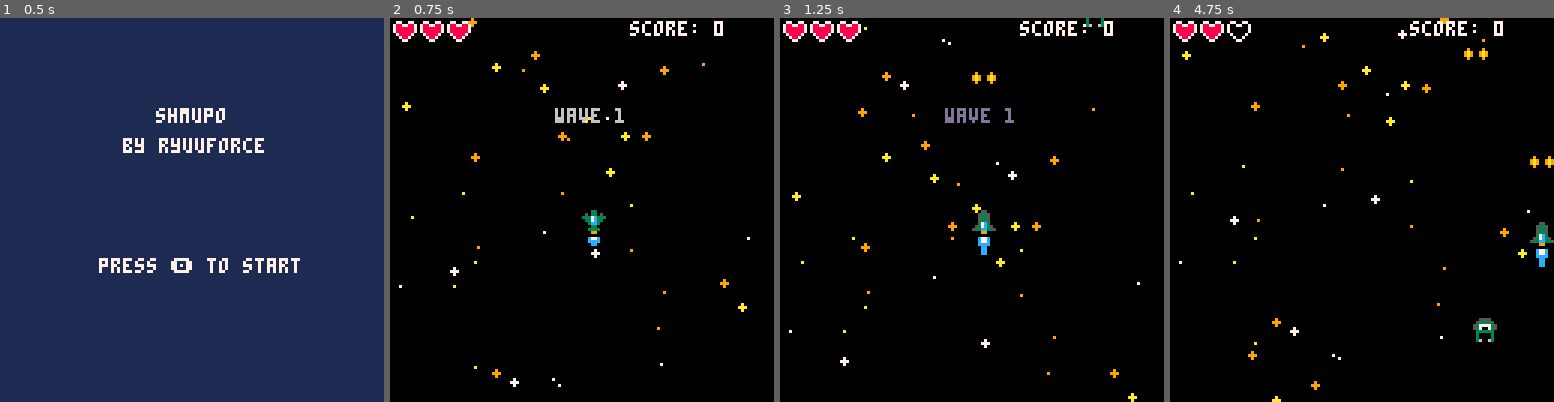
Above: before the commit, frames 1-4 (left to right).
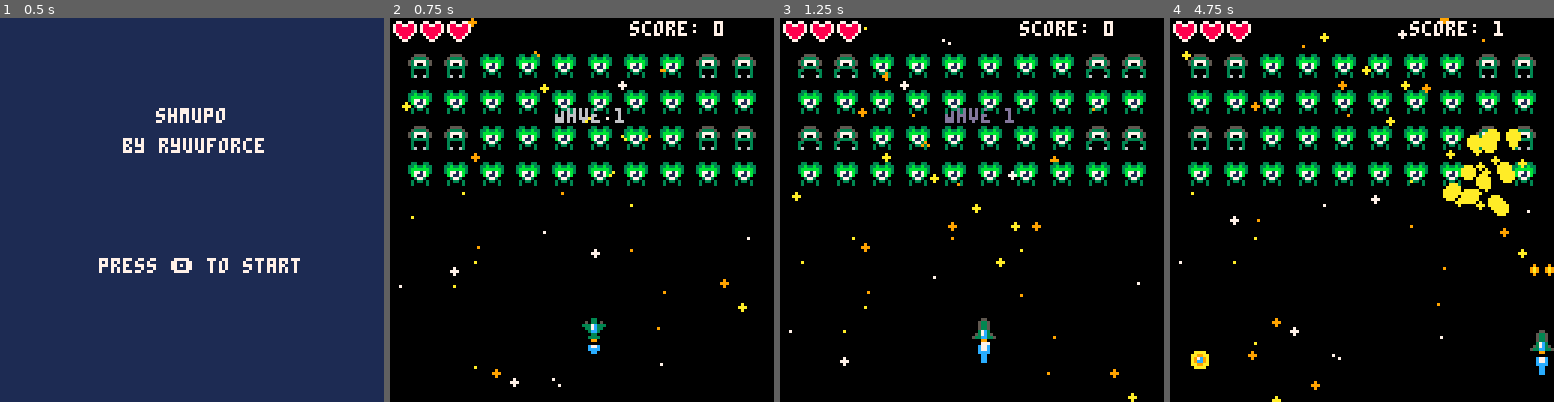
Above: after the commit, the same moments.

Repository: RyuuForce/Shmupo
Game: PICO-8 cartridge shmupo.p8
Two runs of this game, one before a commit and one after it. Both use one fixed random seed, a clock stepped at 60 frames per second and the inputs below.
Inputs:
- Up to frame 1 (0.5 s): tap X (X key) at 0.33 s
- Up to frame 2 (0.75 s): tap O (Z key) at 0.7 s
- Up to frame 3 (1.25 s): tap X (X key) at 1.07 s
- Up to frame 4 (4.75 s): hold Right 1.6-2.1 s; tap O (Z key) every 0.4 s from 1.7 to 4.5 s; tap X (X key) at 1.85, 2.97, 4.08 s; hold Up 2.15-2.42 s; hold Right 2.47-3.03 s; hold Left 3.08-3.58 s; hold Down 3.63-3.97 s; hold Right 4.02-4.68 s; hold Up from 4.73 s (still down)

Frame 1 is identical in both runs. In frame 2, 11% of the frame differs, in the area x 4-96%, y 9-88%; in frame 3, 11%; in frame 4, 13%, in the area x 4-100%, y 0-93%.

Commit message:
Added functionality to spawn waves of different enemies

Diff:
--- a/shmupo.p8
+++ b/shmupo.p8
@@ -4,7 +4,12 @@
 --myfirstshmup (working title)
 --by ryuuforce
 
+
 --todo
+--more enemy sprites
+--win fanfare
+--play sound after a wave
+--increase wave counter when all enemies are dead
 --intro with my logo
 --gameintro where the ships starts into space
 --powerups
@@ -15,7 +20,6 @@
 --more "layers" in the starfield
 --actual levels
 --enemy formations
---enemies that shoot bullets
 --bosses
 
 
@@ -41,6 +45,10 @@
  y_seq = {3,11,7,11}
  --color sequence of the white blinking
  w_seq = {7,6,13,6}
+
+ wave = 1
+
+ rndenmy = 1
 end
 
 function doblink()
@@ -68,7 +76,7 @@
  -- x pos of the spaceship
  shipx = 64
  -- y pos of the spaceship
- shipy = 64
+ shipy = 100
 
  --muzzle flash
  flashr = 0
@@ -106,7 +114,8 @@
  enbullets = {}
  --create enemy list
  enemies = {}
- createenemy()
+ --createenemy()
+ spawnwave(wave)
  --create star object
  stars = {}
  --initialize stars
@@ -188,22 +197,30 @@
 
 
 --constructor for an enemy
-function createenemy()
+function createenemy(entype,enx,eny)
  enemy = {}
  --enemy.x = 64 --test values
  --enemy.y = 20
- enemy.x = rnd(120)
- enemy.y = -20
+ enemy.x = enx
+ enemy.y = eny
+ enemy.aniframe = 1
  enemy.hp = 3
- enemy.spr = 43
+ if entype == 1 then
+  enemy.spr = 43
+  enemy.ani = {42,43}
+ elseif entype == 2 then
+  enemy.spr = 40
+  enemy.ani = {40}
+ end
  add(enemies,enemy)
 end
 
 function createenbullet()
- enbullet = {}
- enbullet.x = enemy.x
- enbullet.y = enemy.y
-
+ if #enemies > 0 then
+	 enbullet = {}
+	 enbullet.x = enemies[rndenmy].x
+	 enbullet.y = enemies[rndenmy].y
+ end
  return enbullet
 end
 
@@ -227,6 +244,27 @@
  star.c = starcol[col]
  return star
 end
+
+function spawnwave(enwave)
+ if wave==1 then
+  placens({
+   {1,1,2,2,2,2,2,2,1,1},
+   {2,2,2,2,2,2,2,2,2,2},
+   {1,1,2,2,2,2,2,2,1,1},
+   {2,2,2,2,2,2,2,2,2,2},
+  })
+ end
+end
+
+function placens(lvl)
+
+ for y=1,4 do
+	 for x=1,10 do
+	  createenemy(lvl[y][x],x*12-6,y*12)
+	 end
+ end
+end
+
 -->8
 --update functions
 function _update()
@@ -286,11 +324,13 @@
  bultimer-=1
 
 
+
  --enemy movement
  updateenemy()
 
  --shoot enemy bullet
- if entimer == 45 then
+ if entimer == 45 and #enemies > 0 then
+  rndenmy = flr(rnd(#enemies))+1
   add(enbullets,createenbullet())
   entimer = 0
   enflashr = 6
@@ -324,10 +364,10 @@
   for mybul in all(bullets) do
 		 if col(myen,mybul) then
 		  sfx(10)
-		  if flr(myen.spr) >= 42 and flr(myen.spr) < 43 then
+		  if myen.spr == 42 or myen.spr == 43 then
 		   myen.spr = 58
-		  elseif flr(myen.spr) >= 43 then
-		   myen.spr = 59
+		  elseif myen.spr == 40 then
+		   myen.spr = 41
 		  end
 		  myen.hp -= 1
 		  if myen.hp <= 0 then
@@ -337,7 +377,9 @@
 		   end
 		   score += 1
 		   del(enemies,myen)
-		   createenemy()
+		   if #enemies == 0 then
+		    sfx(11)
+		   end
 		  end
 		  del(bullets,mybul)
 		 end
@@ -405,16 +447,16 @@
 end
 
 function updateenemy()
- for i=1,#enemies do
-  enemies[i].y += 1
-  enemies[i].spr += 0.2
-  if enemies[i].spr > 44 then
-   enemies[i].spr = 42
-  end
-
-  if enemies[i].y > 128 then
-   del(enemies,enemies[i])
-   createenemy()
+ for myen in all(enemies) do
+
+  myen.aniframe += 0.2
+  if flr(myen.aniframe) > #myen.ani then
+   myen.aniframe = 1
+  end
+  myen.spr = myen.ani[flr(myen.aniframe)]
+  //delete enemy if off screen
+  if myen.y > 128 then
+   del(enemies,myen)
   end
  end
 
@@ -504,8 +546,8 @@
  print("score: "..score,80,1, 7)
 
  --draw enemies
- for i=1,#enemies do
-   spr(enemies[i].spr,enemies[i].x,enemies[i].y)
+ for myen in all(enemies) do
+   spr(myen.spr,myen.x,myen.y)
  end
  --draws the ship
  if iframes <= 0 then
@@ -528,11 +570,10 @@
  end
 
  --enemy muzzle flash
- for myen in all(enemies) do
-	 if enflashr > 0 then
-	  circfill(myen.x+4,myen.y+7,enflashr)
-	 end
- end
+ if enflashr > 0 and enemies[rndenmy] != nil then
+	 circfill(enemies[rndenmy].x+4,enemies[rndenmy].y+7,enflashr)
+	end
+
  --draws the bullet
  drawbullets()
 
@@ -622,14 +663,14 @@
 00000000566cc6659a9009a9077cc770009aa90007cccc7000033000000330000003300000088000000880000070070000788700070000700766667008899880
 00000000566666659a9009a9007cc700009aa90007cccc7000033000003333000003300000000000000000000007700000077000007007000076670000888800
 000000000990099009000090007cc700009999000077770000099000000990000009900000000000000000000000000000000000000770000007700000000000
-0000000000055000002000200077770000099000000990000bb00bb0bbb00bbb0330033000333300005555000055550000333300003333000000000550000000
-00000000205dd5020200020000077000009aa900009889000bbbbbb0bbbbbbbb33b33b3303333330053333500533335003777730037777300000005665000000
-0000000060566506002000200007700009a00a90098788900b8bb8b0bb8bb8bb3bbbbbb337833783537777355377773533700733337007330000005665000000
-0000000065d66d5602000200000770000a0990a0998888990bbbbbb0bbbbbbbb3b7717b337733773537007355370073533777733337777330000055665500000
-000000005d67c6d50020002000000000009aa9000009900000bbbb000bbbbbb00b7117b033333333053333500333333003333330033333300050556666550500
-00000000566cc665020002000000000000a00a000098890000b00b0000b00b000037730003300330330000330300003033000033030000300060566cc6650600
-0000000056666665002000200000000000099000098888900000000000000000030330300300003030000003030000303000000303000030006566cccc665600
-00000000099009900200020000000000000aa00000999900000000000000000003000030000000003600006303600630330000330330033000566cc7ccc66500
+0000000000055000002000200077770000099000000990000bb00bb0bbb00bbb0330033007700770005555000055550000333300003333000000000550000000
+00000000205dd5020200020000077000009aa900009889000bbbbbb0bbbbbbbb33b33b3377777777053333500533335003777730037777300000005665000000
+0000000060566506002000200007700009a00a90098788900b8bb8b0bb8bb8bb3bbbbbb377777777537777355377773533700733337007330000005665000000
+0000000065d66d5602000200000770000a0990a0998888990bbbbbb0bbbbbbbb3b7717b377777777537007355370073533777733337777330000055665500000
+000000005d67c6d50020002000000000009aa9000009900000bbbb000bbbbbb00b7117b007777770053333500333333003333330033333300050556666550500
+00000000566cc665020002000000000000a00a000098890000b00b0000b00b000037730000777700330000330300003033000033030000300060566cc6650600
+0000000056666665002000200000000000099000098888900000000000000000030330300707707030000003030000303000000303000030006566cccc665600
+00000000099009900200020000000000000aa00000999900000000000000000003000030070000703600006303600630330000330330033000566cc7ccc66500
 000000000000000000033000002222000099990000333300000550000005500000055000000000000077770000777700000000000000000005666cc7ccc66650
 0000000000000000003bb30002eeee2009aaaa90037777300053350000533500005335000000000007777770077777700000000000aaaa0005666cccccc66650
 000000000000000003bbbb302eeffee29aa77aa933700733005335000053350000533500000000007777777777777777000000000aa99aa005666cccccc66650
Not shown, changed: the sound effects (__sfx__) section of shmupo.p8
